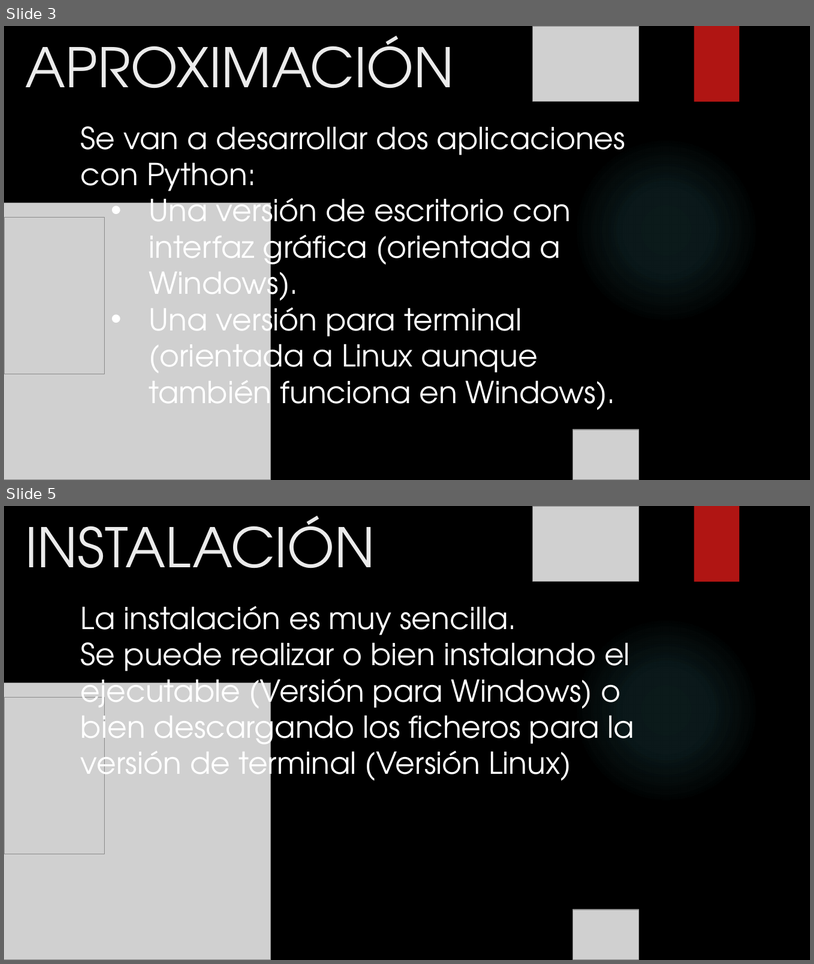
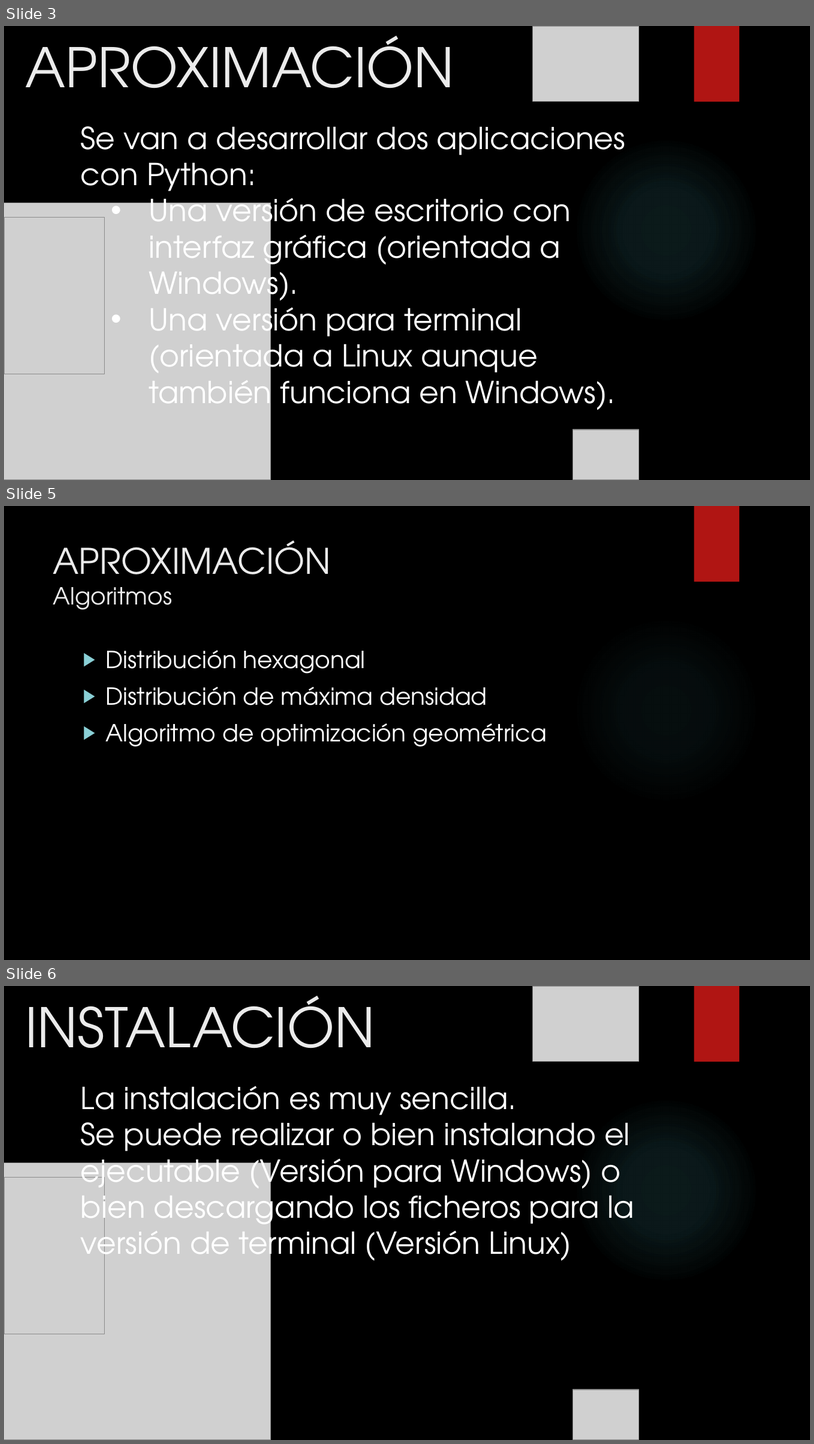
Before and after one commit to miguelgonpam/HACKATHON-2025, a slide deck: HACKATHON-GAA.pptx. Shown one above the other, each under a label of ours: slides 3 and 5 before the commit, slides 3, 5 and 6 after it; the slides between them are not shown. The pictures are 814x964 and 814x1444 pixels, drawn with LibreOffice and Linux fonts; fonts in the diff are those of the drawing; grey boxes stand for pictures; background and template pictures are left out. Boxes give left, top, right and bottom in pixels: in the first picture for what was removed or moved away, otherwise in the second. Text is boxed around its words. In the diff, an @@ line names an element or a change of style, - is before the commit and + after.

```diff
--- a/HACKATHON-GAA.pptx
+++ b/HACKATHON-GAA.pptx
@@ slide 5 added at [4,506,810,960], background picture (left out); not listed: 1 template element that a slide beside it also shows @@
@@ rectangle added at [694,506,740,582], fill #B01513 @@
@@ title added at [53,540,331,610], 42 pt, text #EBEBEB @@
+APROXIMACIÓN
+Algoritmos
@@ text added at [106,650,547,747], 28 pt, text #FFFFFF @@
+▶ Distribución hexagonal
+▶ Distribución de máxima densidad
+▶ Algoritmo de optimización geométrica
@@ what was slide 5 is now slide 6 @@
```
Also in this commit, not shown: 1 slide changed.
